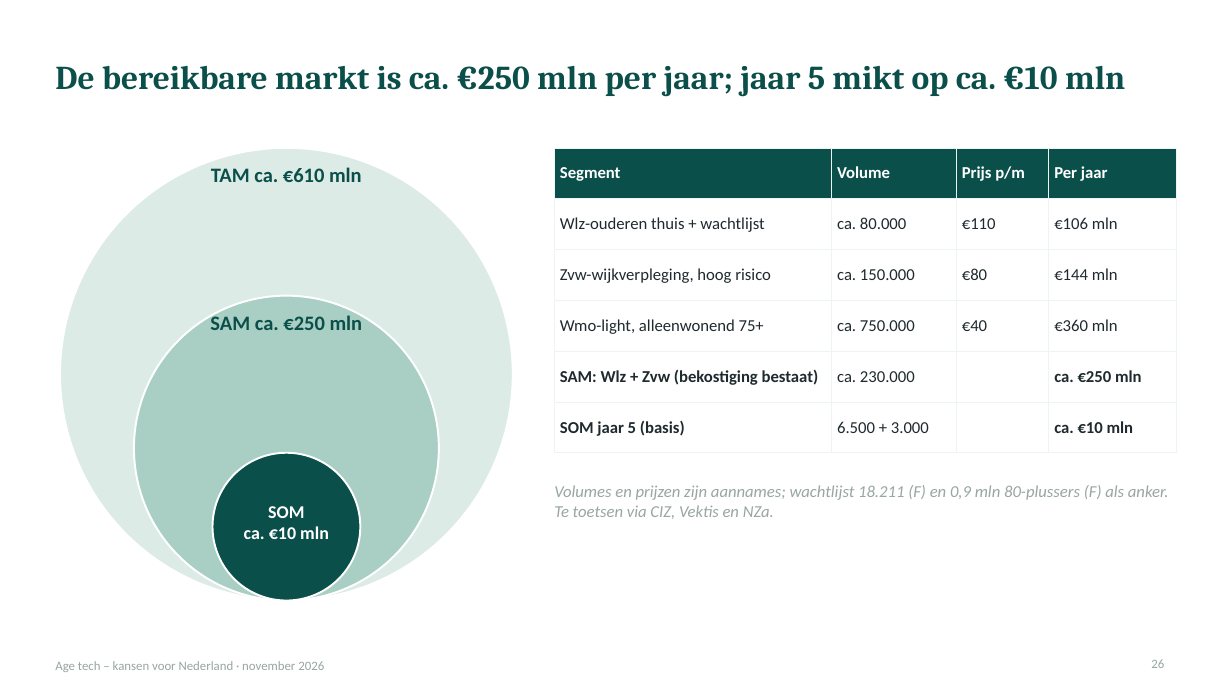
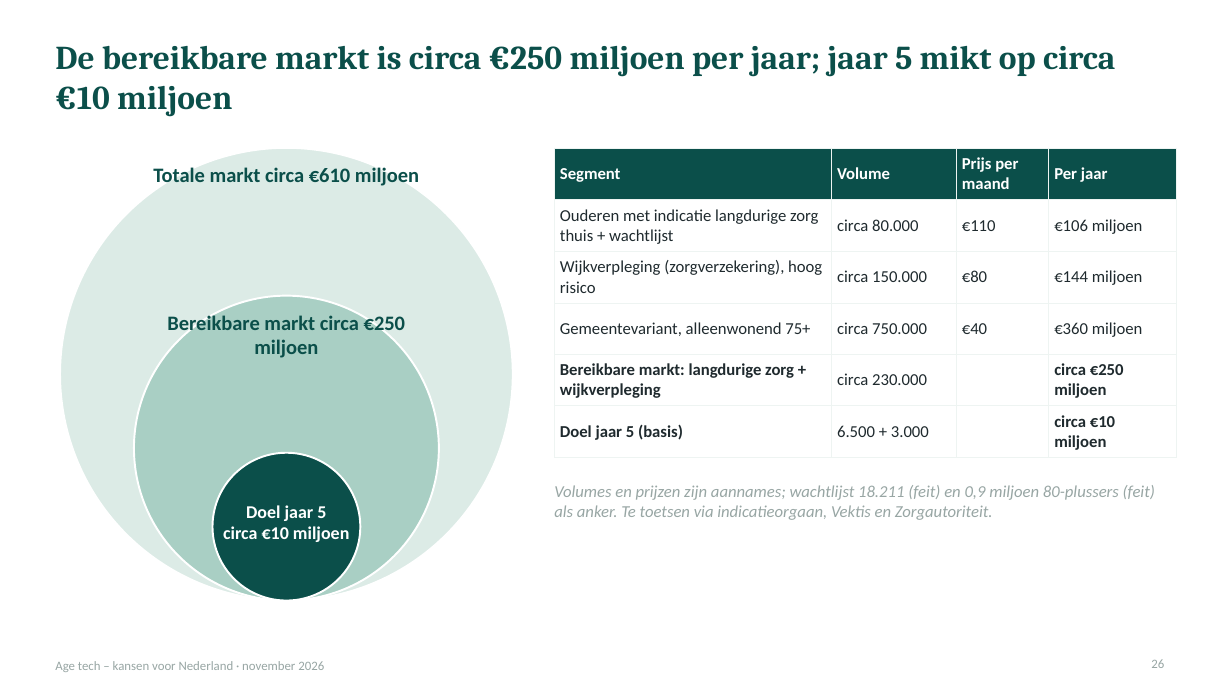
Before and after one commit to robruijn/Four-Seasons-Rome-2026, a slide deck: slide 26 of AgeTech_kansen_Nederland.pptx. Drawn at 1232x693 pixels with LibreOffice and Linux fonts; fonts in the diff are those of the drawing. Boxes give left, top, right and bottom in pixels: in the first picture for what was removed or moved away, otherwise in the second. Text is boxed around its words. In the diff, an @@ line names an element or a change of style, - is before the commit and + after.

```diff
--- a/AgeTech_kansen_Nederland.pptx
+++ b/AgeTech_kansen_Nederland.pptx
@@ title at (x1=55, y1=46, x2=1115, y2=117): text changed @@
-De bereikbare markt is ca. €250 mln per jaar; jaar 5 mikt op ca. €10 mln
+De bereikbare markt is circa €250 miljoen per jaar; jaar 5 mikt op circa €10 miljoen
@@ table at (x1=555, y1=148, x2=1177, y2=454) @@
-row 1, column 3: Prijs p/m
+row 1, column 3: Prijs per maand
-row 2: Wlz-ouderen thuis + wachtlijst | ca. 80.000 | €110 | €106 mln
+row 2: Ouderen met indicatie langdurige zorg thuis + wachtlijst | circa 80.000 | €110 | €106 miljoen
-row 3: Zvw-wijkverpleging, hoog risico | ca. 150.000 | €80 | €144 mln
+row 3: Wijkverpleging (zorgverzekering), hoog risico | circa 150.000 | €80 | €144 miljoen
-row 4: Wmo-light, alleenwonend 75+ | ca. 750.000 | €40 | €360 mln
+row 4: Gemeentevariant, alleenwonend 75+ | circa 750.000 | €40 | €360 miljoen
-row 5: SAM: Wlz + Zvw (bekostiging bestaat) | ca. 230.000 |  | ca. €250 mln
+row 5: Bereikbare markt: langdurige zorg + wijkverpleging | circa 230.000 |  | circa €250 miljoen
-row 6, column 1: SOM jaar 5 (basis)
+row 6, column 1: Doel jaar 5 (basis)
-row 6, column 4: ca. €10 mln
+row 6, column 4: circa €10 miljoen
@@ text at (x1=153, y1=167, x2=419, y2=186): text changed @@
-TAM ca. €610 mln
+Totale markt circa €610 miljoen
@@ text at (x1=167, y1=312, x2=405, y2=358): text changed @@
-SAM ca. €250 mln
+Bereikbare markt circa €250 miljoen
@@ text at (x1=223, y1=505, x2=349, y2=542): text changed @@
-SOM
-ca. €10 mln
+Doel jaar 5
+circa €10 miljoen
@@ text at (x1=554, y1=485, x2=1155, y2=520): text changed @@
-Volumes en prijzen zijn aannames; wachtlijst 18.211 (F) en 0,9 mln 80-plussers (F) als anker. Te toetsen via CIZ, Vektis en NZa.
+Volumes en prijzen zijn aannames; wachtlijst 18.211 (feit) en 0,9 miljoen 80-plussers (feit) als anker. Te toetsen via indicatieorgaan, Vektis en Zorgautoriteit.
```
Also in this commit, not shown: 42 other slides changed.
